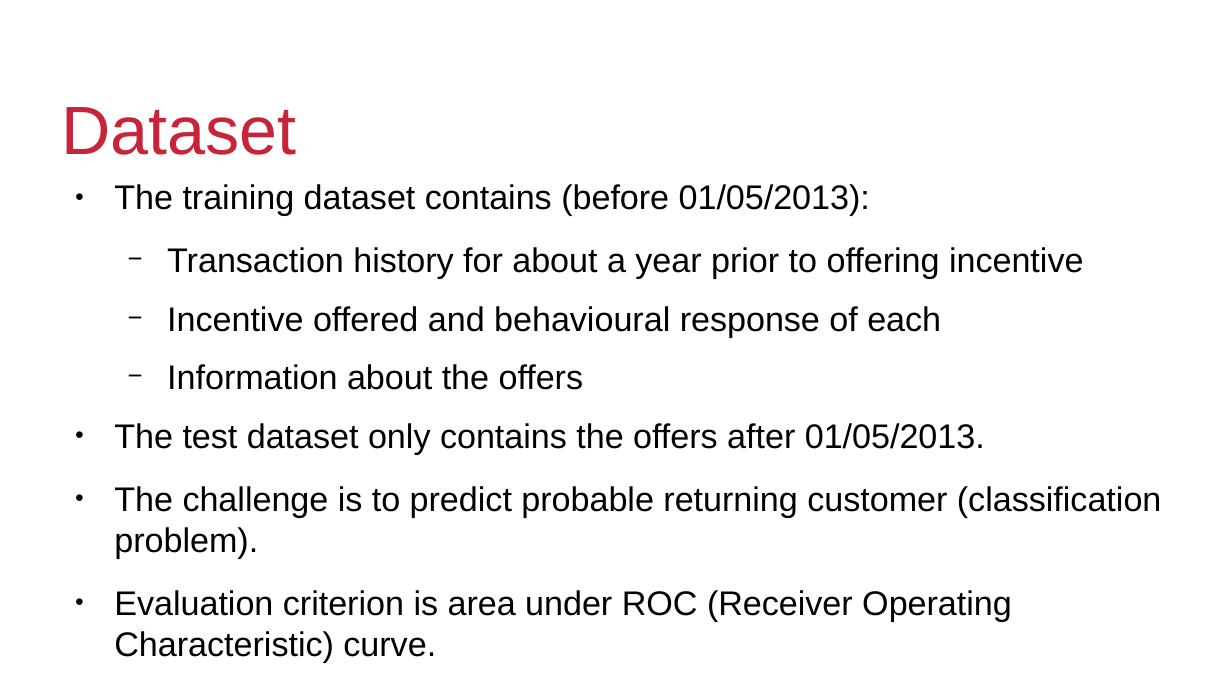
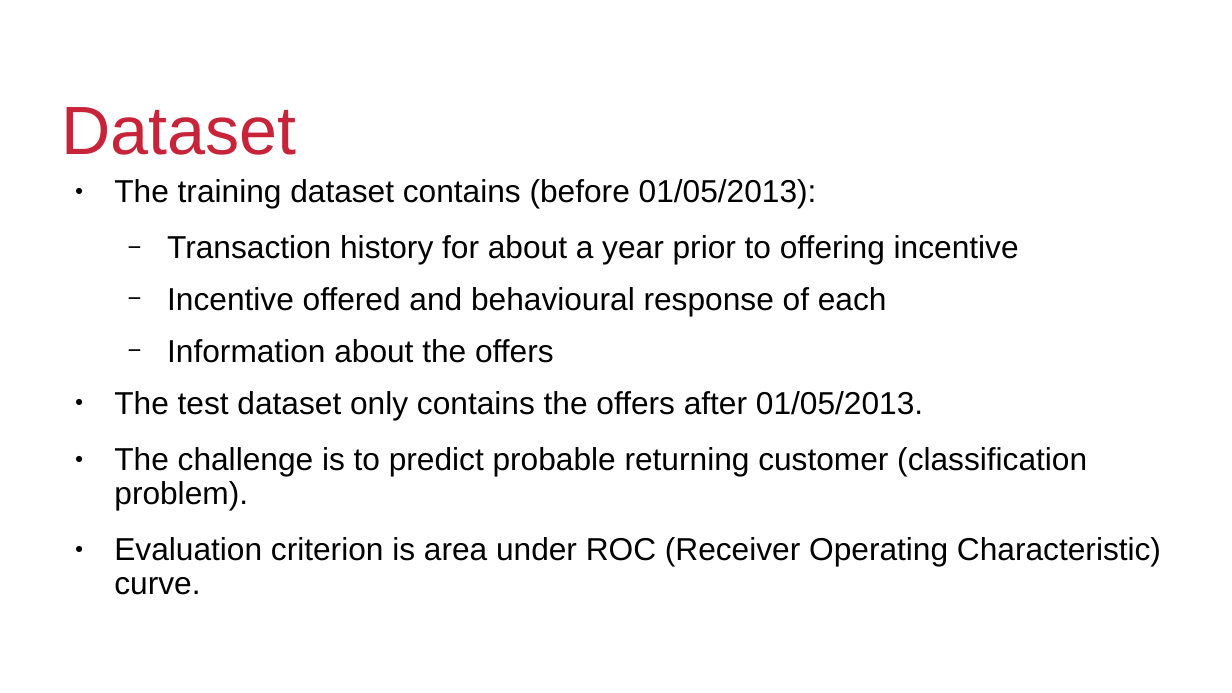
Before and after one commit to kalyanb29/Customer, a slide deck: slide 5 of Analytics.pptx. Drawn at 1232x693 pixels with LibreOffice and Linux fonts; fonts in the diff are those of the drawing; background and template pictures are left out. Boxes give left, top, right and bottom in pixels: in the first picture for what was removed or moved away, otherwise in the second. Text is boxed around its words. In the diff, an @@ line names an element or a change of style, - is before the commit and + after.

```diff
--- a/Analytics.pptx
+++ b/Analytics.pptx
@@ text "The training dataset contains (before ..." at (114,179,1161,595): size 22 to 20.4 pt; line spacing 1 to 0.9 @@
```
Also in this commit, not shown: 8 other slides changed, 1 slide added.
